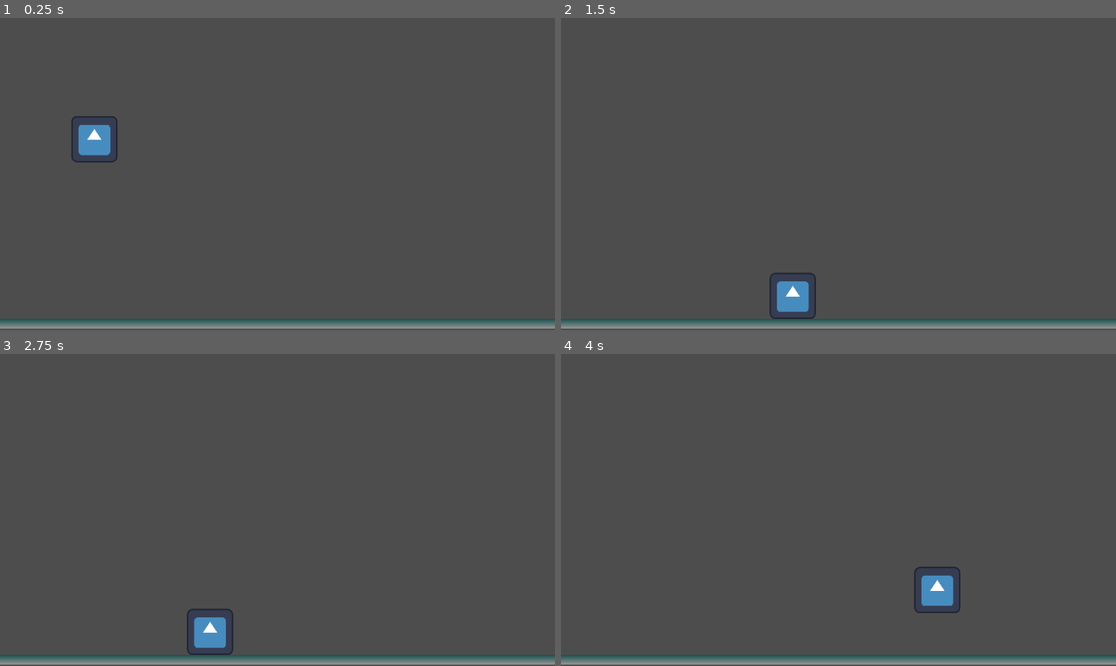
Above: before the commit, frames 1-4 (two rows, left to right).
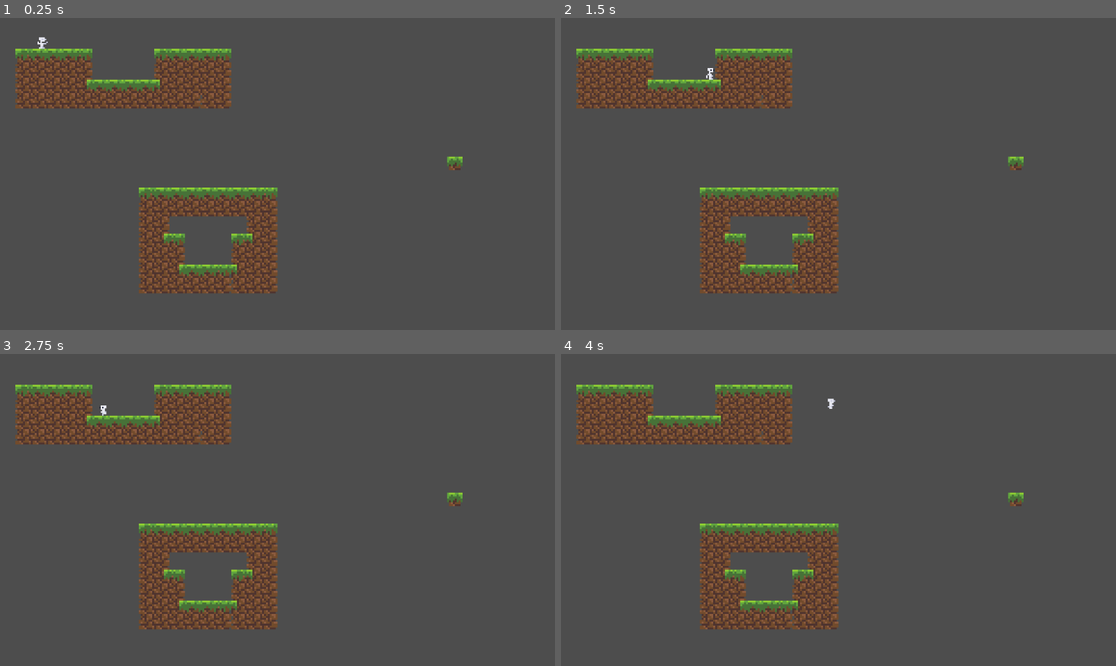
Above: after the commit, the same moments.

Repository: jpastolfo/reflections-game
Game: Godot game, scene res://Levels/art_scene.tscn
The game is run twice, just before and just after one commit, with the same random seed, the same clock (stepped at 60 frames per second) and the same inputs. Before the commit the project starts from res://Levels/MechanicsLevel.tscn. The engine's default icon, where the game draws it, is replaced by a stand-in: a white triangle on a blue panel in a dark square.
Inputs:
- Up to frame 1 (0.25 s): no input
- Up to frame 2 (1.5 s): tap Enter (ui_accept) at 0.5, 0.77 s; hold Right (ui_right) from 0.53 s (still down)
- Up to frame 3 (2.75 s): tap Enter (ui_accept) at 1.52 s; release Right (ui_right) at 2.03 s; hold Left (ui_left) from 2.03 s (still down)
- Up to frame 4 (4 s): release Left (ui_left) at 2.78 s; hold Right (ui_right) from 2.78 s (still down); tap Enter (ui_accept) at 3.02, 3.77 s

The runs differ from the first frame. In frame 1, 17% of the frame differs, in the area x 0-100%, y 6-100%; in frame 2, 16%; in frame 3, 16%; in frame 4, 17%, in the area x 0-100%, y 9-100%.

Commit message:
apply art sprites to player and create animations

Diff:
--- a/reflections/Entities/Player/Player.tscn
+++ b/reflections/Entities/Player/Player.tscn
@@ -1,18 +1,82 @@
-[gd_scene load_steps=5 format=3 uid="uid://ceuql0y20u5ca"]
+[gd_scene load_steps=13 format=3 uid="uid://ceuql0y20u5ca"]
 
 [ext_resource type="Script" path="res://Entities/Player/player.gd" id="1_r8al8"]
-[ext_resource type="Texture2D" uid="uid://dkdme3omr5hko" path="res://Assets/icon.svg" id="1_ut5rt"]
+[ext_resource type="Texture2D" uid="uid://bhcnu86y4axni" path="res://Assets/sprites/character-Sheet.png" id="2_iasd3"]
 
-[sub_resource type="RectangleShape2D" id="RectangleShape2D_rt20f"]
+[sub_resource type="RectangleShape2D" id="RectangleShape2D_k4sr0"]
+size = Vector2(5, 6)
+
+[sub_resource type="AtlasTexture" id="AtlasTexture_5tjx6"]
+atlas = ExtResource("2_iasd3")
+region = Rect2(56, 0, 8, 8)
+
+[sub_resource type="AtlasTexture" id="AtlasTexture_rwktl"]
+atlas = ExtResource("2_iasd3")
+region = Rect2(40, 0, 8, 8)
+
+[sub_resource type="AtlasTexture" id="AtlasTexture_33wjg"]
+atlas = ExtResource("2_iasd3")
+region = Rect2(48, 0, 8, 8)
+
+[sub_resource type="AtlasTexture" id="AtlasTexture_gf2vb"]
+atlas = ExtResource("2_iasd3")
+region = Rect2(32, 0, 8, 8)
+
+[sub_resource type="AtlasTexture" id="AtlasTexture_sv3yo"]
+atlas = ExtResource("2_iasd3")
+region = Rect2(24, 0, 8, 8)
+
+[sub_resource type="AtlasTexture" id="AtlasTexture_wl8l3"]
+atlas = ExtResource("2_iasd3")
+region = Rect2(16, 0, 8, 8)
+
+[sub_resource type="AtlasTexture" id="AtlasTexture_bqfgw"]
+atlas = ExtResource("2_iasd3")
+region = Rect2(8, 0, 8, 8)
+
+[sub_resource type="AtlasTexture" id="AtlasTexture_2pu16"]
+atlas = ExtResource("2_iasd3")
+region = Rect2(0, 0, 8, 8)
 
 [sub_resource type="SpriteFrames" id="SpriteFrames_ljfi6"]
 animations = [{
 "frames": [{
 "duration": 1.0,
-"texture": ExtResource("1_ut5rt")
+"texture": SubResource("AtlasTexture_5tjx6")
+}],
+"loop": true,
+"name": &"dead",
+"speed": 5.0
+}, {
+"frames": [{
+"duration": 1.0,
+"texture": SubResource("AtlasTexture_rwktl")
+}, {
+"duration": 1.0,
+"texture": SubResource("AtlasTexture_33wjg")
 }],
 "loop": true,
 "name": &"still",
+"speed": 5.0
+}, {
+"frames": [{
+"duration": 1.0,
+"texture": SubResource("AtlasTexture_gf2vb")
+}, {
+"duration": 1.0,
+"texture": SubResource("AtlasTexture_sv3yo")
+}, {
+"duration": 1.0,
+"texture": SubResource("AtlasTexture_wl8l3")
+}, {
+"duration": 1.0,
+"texture": SubResource("AtlasTexture_bqfgw")
+}, {
+"duration": 1.0,
+"texture": SubResource("AtlasTexture_2pu16")
+}],
+"loop": true,
+"name": &"walk",
 "speed": 5.0
 }]
 
@@ -21,10 +85,9 @@
 metadata/_edit_group_ = true
 
 [node name="CollisionShape2D" type="CollisionShape2D" parent="."]
-scale = Vector2(4.75, 4.75)
-shape = SubResource("RectangleShape2D_rt20f")
+shape = SubResource("RectangleShape2D_k4sr0")
 
 [node name="AnimatedSprite2D" type="AnimatedSprite2D" parent="."]
 scale = Vector2(0.75, 0.75)
 sprite_frames = SubResource("SpriteFrames_ljfi6")
-animation = &"still"
+animation = &"dead"
--- a/reflections/Entities/Player/player.gd
+++ b/reflections/Entities/Player/player.gd
@@ -9,10 +9,12 @@
 
 
 @export var speed = 300.0
-@export var rotation_speed = 0.5
+@export var rotation_speed = 5
 const JUMP_VELOCITY = -600.0
 var screen_size
 
+func _ready() -> void:
+	$AnimatedSprite2D.play()
 
 func _physics_process(delta: float) -> void:
 	# Add the gravity.
@@ -31,6 +33,12 @@
 	else:
 		velocity.x = move_toward(velocity.x, 0, speed)
 
+	if velocity.x != 0:
+		$AnimatedSprite2D.animation = "walk"
+		$AnimatedSprite2D.flip_h = velocity.x < 0
+	else:
+		$AnimatedSprite2D.animation = "still"
+
 	var rotation_direction := Input.get_axis(Axis.ROT_LEFT, Axis.ROT_RIGHT)
 
 	if rotation_direction:
--- a/reflections/Levels/MechanicsLevel.tscn
+++ /dev/null
@@ -1,31 +0,0 @@
-[gd_scene load_steps=5 format=3 uid="uid://dbwt7rl0h34qa"]
-
-[ext_resource type="PackedScene" uid="uid://ceuql0y20u5ca" path="res://Entities/Player/Player.tscn" id="1_jpmuq"]
-
-[sub_resource type="RectangleShape2D" id="RectangleShape2D_asdli"]
-size = Vector2(1800, 20)
-
-[sub_resource type="Gradient" id="Gradient_qet6w"]
-colors = PackedColorArray(0.10677, 0.333223, 0.316448, 1, 0.577922, 0.577922, 0.577922, 1)
-
-[sub_resource type="GradientTexture1D" id="GradientTexture1D_b1fws"]
-gradient = SubResource("Gradient_qet6w")
-width = 20
-
-[node name="Level" type="Node2D"]
-
-[node name="Player" parent="." instance=ExtResource("1_jpmuq")]
-position = Vector2(196, 194)
-rotation_speed = 5.0
-
-[node name="RigidBody2D" type="StaticBody2D" parent="."]
-position = Vector2(567, 635)
-metadata/_edit_group_ = true
-
-[node name="CollisionShape2D" type="CollisionShape2D" parent="RigidBody2D"]
-shape = SubResource("RectangleShape2D_asdli")
-
-[node name="Sprite2D" type="Sprite2D" parent="RigidBody2D"]
-rotation = 1.5708
-scale = Vector2(1, 1800)
-texture = SubResource("GradientTexture1D_b1fws")
--- a/reflections/Levels/art_scene.tscn
+++ b/reflections/Levels/art_scene.tscn
@@ -1,6 +1,7 @@
-[gd_scene load_steps=4 format=4 uid="uid://by6rlgefm31a"]
+[gd_scene load_steps=5 format=4 uid="uid://bjyune4bdeifi"]
 
 [ext_resource type="Texture2D" uid="uid://7aojyclog37f" path="res://Assets/tiles/grass_and_dirt.png" id="1_k2iio"]
+[ext_resource type="PackedScene" uid="uid://ceuql0y20u5ca" path="res://Entities/Player/Player.tscn" id="2_lcb3f"]
 
 [sub_resource type="TileSetAtlasSource" id="TileSetAtlasSource_6i3re"]
 resource_name = "Grass and Dirt"
@@ -174,5 +175,10 @@
 [node name="ArtScene" type="Node2D"]
 
 [node name="TileMapLayer" type="TileMapLayer" parent="."]
+scale = Vector2(4, 4)
 tile_map_data = PackedByteArray("AAABAAIAAAAAAAAAAAACAAIAAAABAAAAAAADAAIAAAABAAAAAAAEAAIAAAABAAAAAAAFAAIAAAACAAAAAAAFAA …(1536 unchanged characters)…
 tile_set = SubResource("TileSet_4imiv")
+
+[node name="Player" parent="." instance=ExtResource("2_lcb3f")]
+position = Vector2(87, -3)
+scale = Vector2(4, 4)
--- a/reflections/project.godot
+++ b/reflections/project.godot
@@ -11,13 +11,9 @@
 [application]
 
 config/name="reflections"
-run/main_scene="res://Levels/MechanicsLevel.tscn"
+run/main_scene="res://Levels/art_scene.tscn"
 config/features=PackedStringArray("4.3", "Forward Plus")
 config/icon="res://Assets/icon.svg"
-
-[rendering]
-
-textures/canvas_textures/default_texture_filter=0
 
 [input]
 
@@ -67,3 +63,7 @@
 [physics]
 
 2d/default_gravity=1980.0
+
+[rendering]
+
+textures/canvas_textures/default_texture_filter=0
